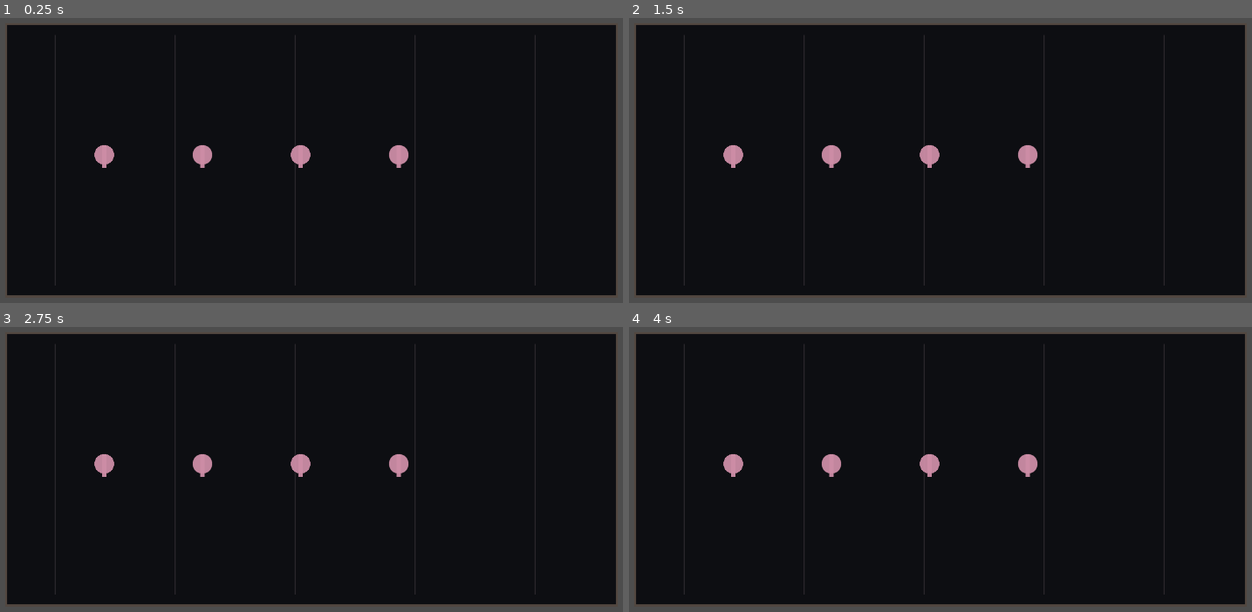
Above: before the commit, frames 1-4 (two rows, left to right).
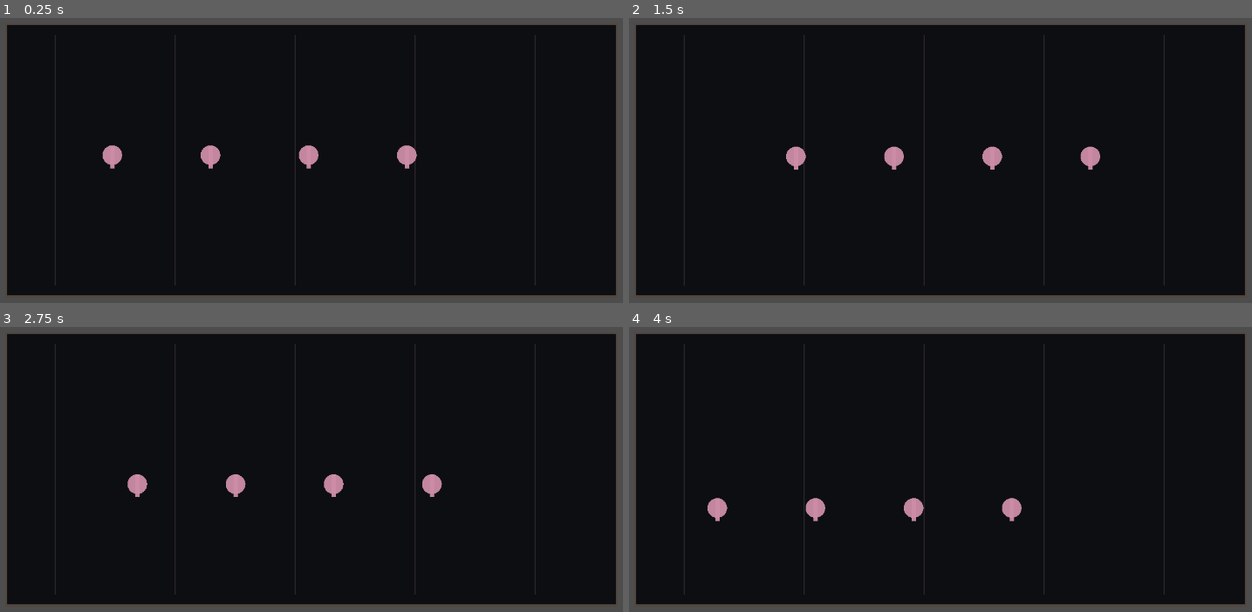
Above: after the commit, the same moments.

Repository: LeemonSun/KROLIK-Collection-Vault
Game: Godot game, scene res://main.tscn
The game is run twice, just before and just after one commit, with the same random seed, the same clock (stepped at 60 frames per second) and the same inputs.
Inputs:
- Up to frame 1 (0.25 s): no input
- Up to frame 2 (1.5 s): no input
- Up to frame 3 (2.75 s): no input
- Up to frame 4 (4 s): no input

The runs differ from the first frame. In frame 1, 0.8% of the frame differs, in the area x 15-67%, y 44-53%; in frame 2, 1.5%, in the area x 15-76%, y 44-54%; in frame 3, 1.5%; in frame 4, 1.5%.
Error before the commit: Parse Error: Cannot infer the type of "mask_enabled" variable because the value doesn't have a set type. (res://scripts/animation_driver.gd:363)

Commit message:
fix: make additive layer mask typing explicit

Diff:
--- a/runtime_godot/scripts/animation_driver.gd
+++ b/runtime_godot/scripts/animation_driver.gd
@@ -360,7 +360,7 @@
         out["joint_offsets"] = joints
         return out
     var mask = layer.get("joint_mask", {})
-    var mask_enabled := typeof(mask) == TYPE_DICTIONARY and not mask.is_empty()
+    var mask_enabled: bool = typeof(mask) == TYPE_DICTIONARY and not mask.is_empty()
     for raw_name in overlay_joints.keys():
         var joint_name := str(raw_name)
         if mask_enabled and not mask.has(joint_name):
